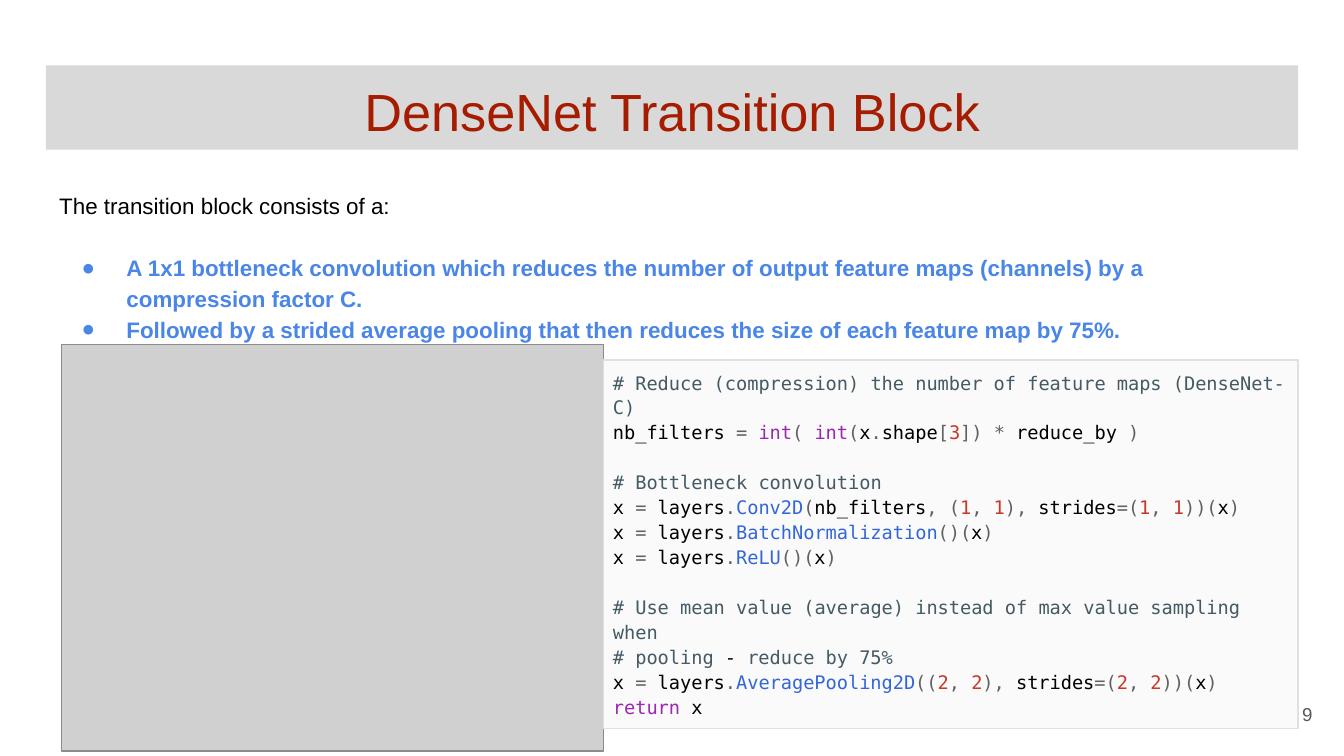
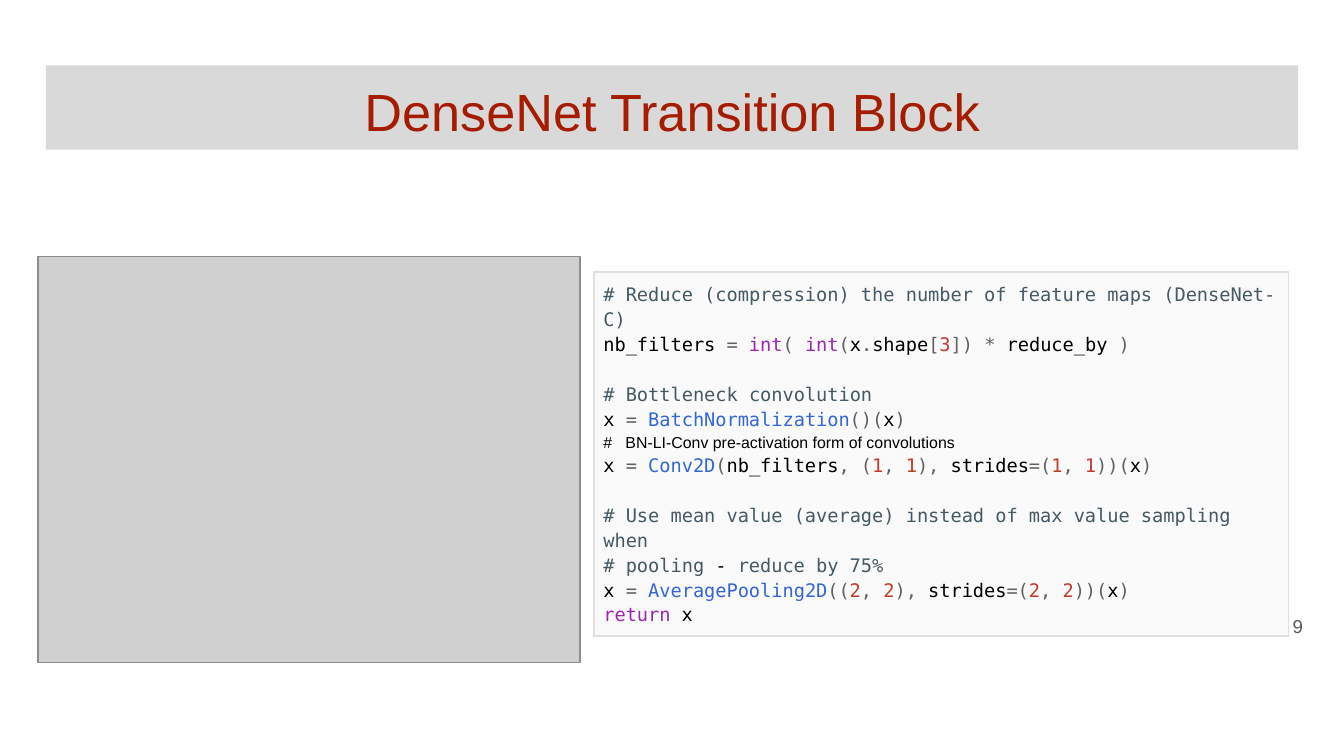
Before and after one commit to GoogleCloudPlatform/keras-idiomatic-programmer, a slide deck: slide 9 of books/deep-learning-design-patterns/Workshops/Junior/Deep Learning Design Patterns - Workshop - Chapter 3.pptx. Drawn at 1344x756 pixels with LibreOffice and Linux fonts; fonts in the diff are those of the drawing; grey boxes stand for pictures. Boxes give left, top, right and bottom in pixels: in the first picture for what was removed or moved away, otherwise in the second. Text is boxed around its words. In the diff, an @@ line names an element or a change of style, - is before the commit and + after.

Commit message:
small update to slides

```diff
--- a/books/deep-learning-design-patterns/Workshops/Junior/Deep Learning Design Patterns - Workshop - Chapter 3.pptx
+++ b/books/deep-learning-design-patterns/Workshops/Junior/Deep Learning Design Patterns - Workshop - Chapter 3.pptx
@@ text removed at box(59, 197, 1143, 343) @@
-The transition block consists of a:
-● A 1x1 bottleneck convolution which reduces the number of output feature maps (channels) by a compression factor C.
-● Followed by a strided average pooling that then reduces the size of each feature map by 75%.
@@ picture: place and size @@
-picture at box(62, 344, 603, 750)
+picture at box(38, 257, 579, 663)
@@ table: place and size @@
-table at box(603, 360, 1298, 756)
+table at box(594, 271, 1289, 712)
@@ table at box(594, 271, 1289, 712) @@
-row 1, column 1: # Reduce (compression) the number of feature maps (DenseNet-C) / nb_filters = int( int(x.shape[3]) * reduce_by ) / # Bottleneck convolution / x = layers.Conv2D(nb_filters, (1, 1), strides=(1, 1))(x) / x = layers.BatchNormalization()(x) / x = layers.ReLU()(x) / # Use mean value (average) instead of max value sampling when # pooling - reduce by 75% / x = layers.AveragePooling2D((2, 2), strides=(2, 2))(x) / return x
+row 1, column 1: # Reduce (compression) the number of feature maps (DenseNet-C) / nb_filters = int( int(x.shape[3]) * reduce_by ) / # Bottleneck convolution / x = BatchNormalization()(x) / # BN-LI-Conv pre-activation form of convolutions / x = Conv2D(nb_filters, (1, 1), strides=(1, 1))(x) / # Use mean value (average) instead of max value sampling when # pooling - reduce by 75% / x = AveragePooling2D((2, 2), strides=(2, 2))(x) / return x
@@ page number: place and size @@
-page number at box(1302, 708, 1312, 721)
+page number at box(1293, 620, 1303, 633)
```
Also in this commit, not shown: 3 other slides changed.
